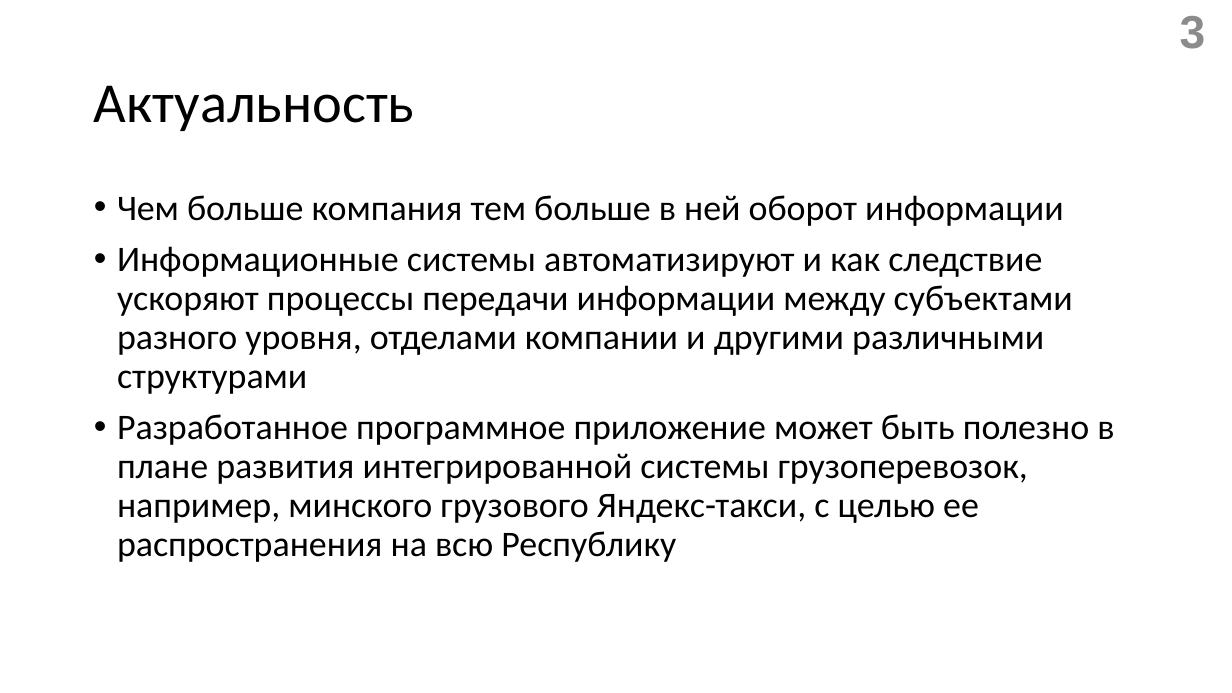
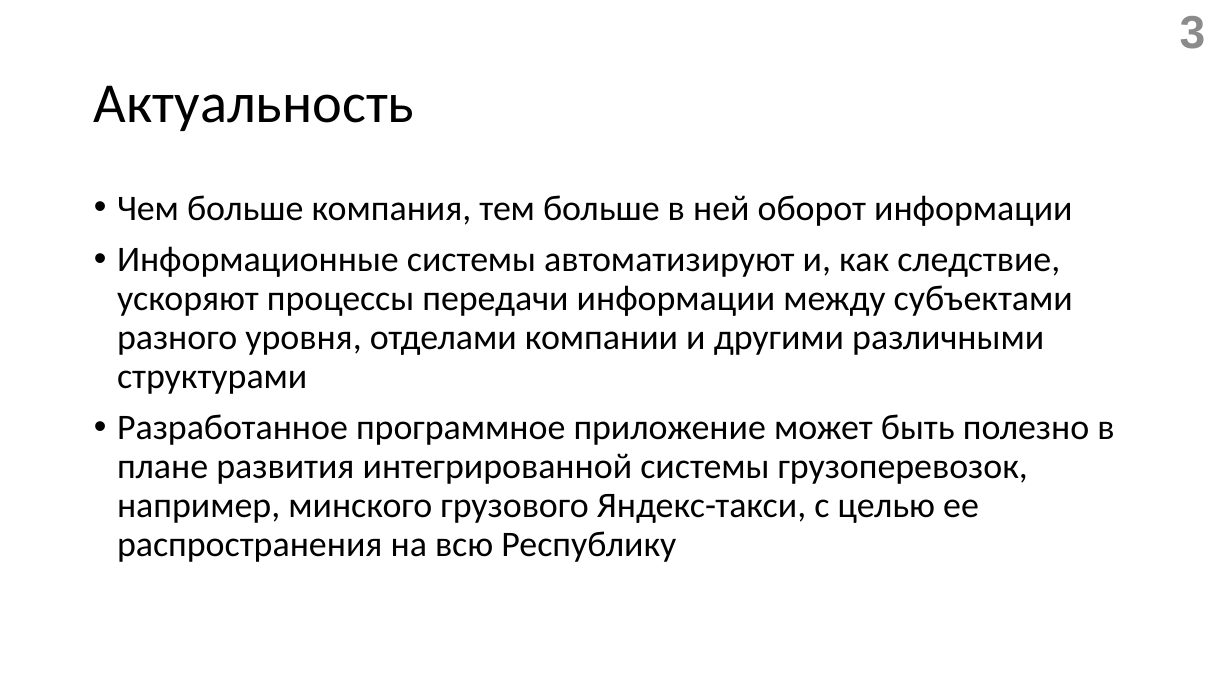
Before and after one commit to gromov-nikita/diplomHUB, a slide deck: slide 3 of diplom v2.0/doc/Презентация.pptx. Drawn at 1232x693 pixels with LibreOffice and Linux fonts; fonts in the diff are those of the drawing. Boxes give left, top, right and bottom in pixels: in the first picture for what was removed or moved away, otherwise in the second. Text is boxed around its words. In the diff, an @@ line names an element or a change of style, - is before the commit and + after.

```diff
--- a/diplom v2.0/doc/Презентация.pptx
+++ b/diplom v2.0/doc/Презентация.pptx
@@ text at box(117, 195, 1073, 394): text changed @@
-• Чем больше компания тем больше в ней оборот информации
-• Информационные системы автоматизируют и как следствие ускоряют процессы передачи информации между субъектами разного уровня, отделами компании и другими различными структурами
+• Чем больше компания, тем больше в ней оборот информации
+• Информационные системы автоматизируют и, как следствие, ускоряют процессы передачи информации между субъектами разного уровня, отделами компании и другими различными структурами
```
Also in this commit, not shown: 3 other slides changed, 1 slide removed.
